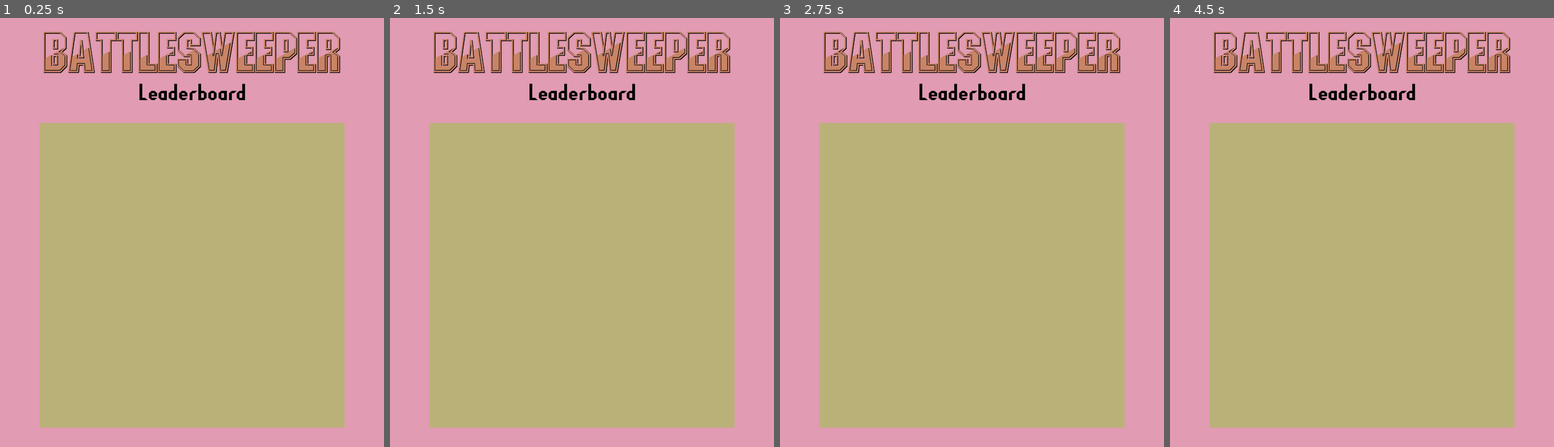
Above: before the commit, frames 1-4 (left to right).
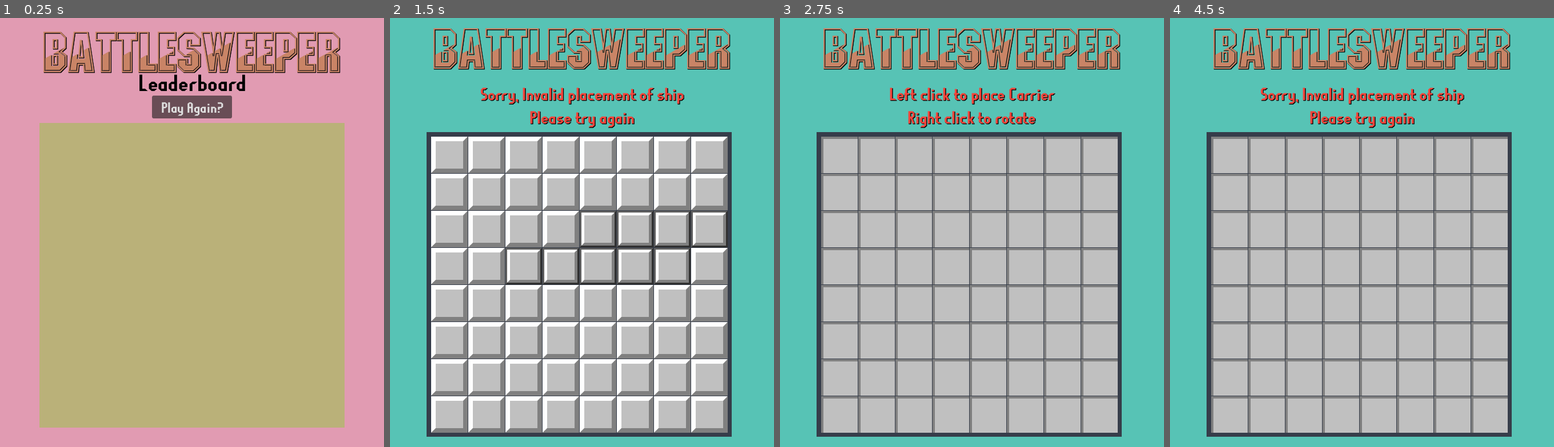
Above: after the commit, the same moments.

Repository: OverTimeChaos/BattleSweeper
Game: Godot game, scene res://Codes and Screens/LeaderScreen.tscn
Two runs of this game, one before a commit and one after it. Both use one fixed random seed, a clock stepped at 60 frames per second and the inputs below. This scene is started directly instead of the project's main scene.
Inputs (mouse positions are in pixels of both pictures, inside the frame that each line leads up to):
- Up to frame 1 (0.25 s): no input
- Up to frame 2 (1.5 s): click (582, 108) at 0.5 s, where only the run after the commit has a clickable "Play Again?"; tap Enter (Enter) at 1.25, 1.35 s; move the mouse to (666, 211) at 1.27 s; click (666, 211) at 1.42 s
- Up to frame 3 (2.75 s): tap Space at 2 s; move the mouse to (895, 253) at 2.02 s; click (895, 253) at 2.1 s
- Up to frame 4 (4.5 s): tap Enter (Enter) at 2.75, 3.6, 4.25 s; move the mouse to (1400, 138) at 2.77 s; hold Right mouse button (RightClick) 2.78-3.53 s; click (1400, 138) at 2.92 s; tap Space at 3.5 s; move the mouse to (1342, 318) at 3.52 s; click (1342, 318) at 3.67 s; move the mouse to (1477, 296) at 4.27 s; press the mouse at (1477, 296) at 4.28 s

The runs differ from the first frame. In frame 1, 1.7% of the frame differs, in the area x 36-64%, y 13-24%; in frame 2, 98%, in the area x 0-100%, y 0-100%; in frame 3, 98%; in frame 4, 98%.
Error in both runs: Invalid access of index '0' on a base object of type: 'Array'. (res://Codes)

Commit message:
Burh added play again

Diff:
--- a/Godot project/Codes and Screens/HUDScore.gd
+++ b/Godot project/Codes and Screens/HUDScore.gd
@@ -3,6 +3,7 @@
 
 # Called when the node enters the scene tree for the first time.
 func _ready():
+	print (StandAlone.names)
 	$"Bottom/HBoxContainer/Name and Number".text = str(StandAlone.names[0])+ " " + str(StandAlone.scores[0])+ "\n" + str(S …(255 unchanged characters)…
 
 
@@ -11,3 +12,8 @@
 # Called every frame. 'delta' is the elapsed time since the previous frame.
 func _process(delta):
 	pass
+
+
+func _on_play_again_pressed():
+	get_tree().change_scene_to_file("res://Codes and Screens/MainGame.tscn") #Swtiches to the main game screen
+	StandAlone.BeginGame() #Resets values and begins the game anew
--- a/Godot project/Codes and Screens/HUDScore.tscn
+++ b/Godot project/Codes and Screens/HUDScore.tscn
@@ -32,9 +32,9 @@
 anchor_right = 0.5
 anchor_bottom = 0.5
 offset_left = -137.5
-offset_top = -272.0
+offset_top = -288.0
 offset_right = 137.5
-offset_bottom = -222.0
+offset_bottom = -238.0
 grow_horizontal = 2
 grow_vertical = 2
 theme = ExtResource("1_ns87j")
@@ -77,3 +77,21 @@
 theme_override_colors/font_shadow_color = Color(0, 0, 0, 1)
 theme_override_constants/shadow_outline_size = 10
 theme_override_font_sizes/font_size = 69
+
+[node name="Play again" type="Button" parent="."]
+anchors_preset = 8
+anchor_left = 0.5
+anchor_top = 0.5
+anchor_right = 0.5
+anchor_bottom = 0.5
+offset_left = -70.0
+offset_top = -240.0
+offset_right = 70.0
+offset_bottom = -200.0
+grow_horizontal = 2
+grow_vertical = 2
+theme = ExtResource("1_ns87j")
+theme_override_font_sizes/font_size = 26
+text = "Play Again?"
+
+[connection signal="pressed" from="Play again" to="." method="_on_play_again_pressed"]
--- a/Godot project/Codes and Screens/HUDStart.gd
+++ b/Godot project/Codes and Screens/HUDStart.gd
@@ -1,7 +1,7 @@
 extends CanvasLayer
 var fileexists = FileAccess.file_exists("user://scores.cfg")
 # Called when the node enters the scene tree for the first time.
-func _ready(): #
+func _ready():
 	if fileexists == false: #if scores.cfg doesn't exist configs defualt file (usuaully on first boot up of the game)
 		var config = ConfigFile.new()
 		config.set_value("Player1", "player_name", "Player1")
--- a/Godot project/Codes and Screens/StandAlone.gd
+++ b/Godot project/Codes and Screens/StandAlone.gd
@@ -4,16 +4,17 @@
 var scoresandnames = {}
 var scores = []
 var names = []
-var carrier = [true,true,true,true,true]
-var battleship = [true,true,true,true]
-var cruiser = [true,true,true]
-var submarine = [true,true,true]
-var destroyer = [true,true]
+var carrier = []
+var battleship = []
+var cruiser = []
+var submarine = []
+var destroyer = []
 var ships = ["Carrier","BattleShip","Cruiser","Submarine","Destroyer"]
 var arrayShips = [carrier,battleship,cruiser,submarine,destroyer]
 var sections
 #None of these variables outside of the function are necessaryly needed to be predefined to make the game work
 #However it helps with scablitliy of the game in the future
+
 #Allows assigning the amount of tiles on the play screen
 var Row = 0
 var Col = 0
@@ -35,8 +36,13 @@
 #Variable used to save scores
 var PlayerScore = 10000
 
-#Set values
+#Set values at the start
 func BeginGame():
+	carrier = [true,true,true,true,true]
+	battleship = [true,true,true,true]
+	cruiser = [true,true,true]
+	submarine = [true,true,true]
+	destroyer = [true,true]
 	Row = 8
 	Col = 8
 	MineNumber = randi_range(4,6)
